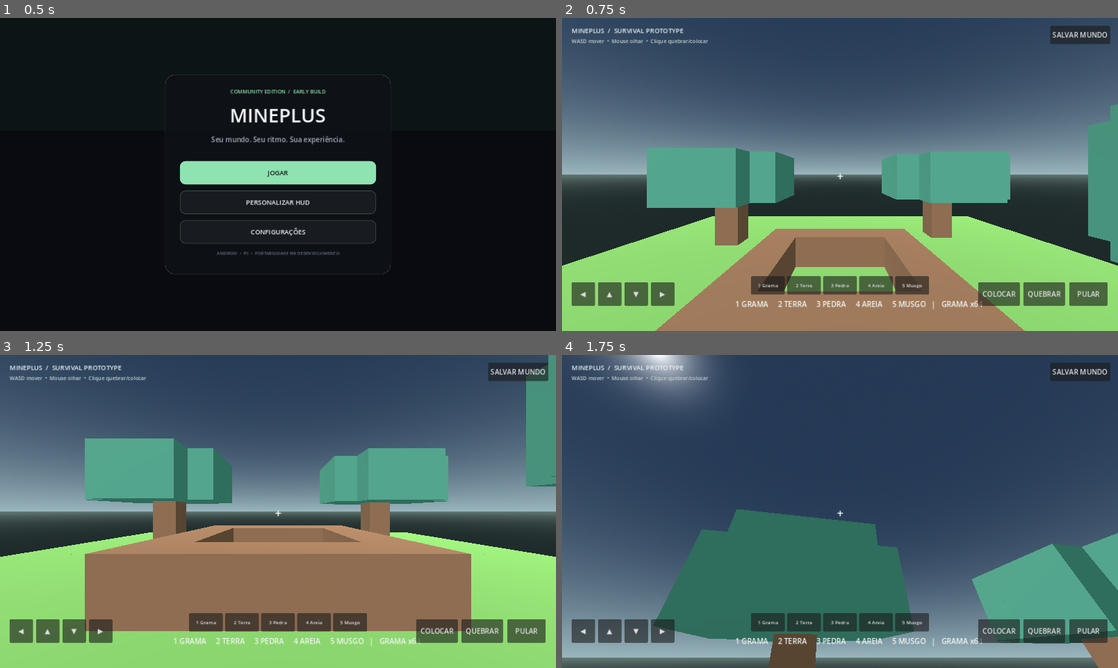
Above: before the commit, frames 1-4 (two rows, left to right).
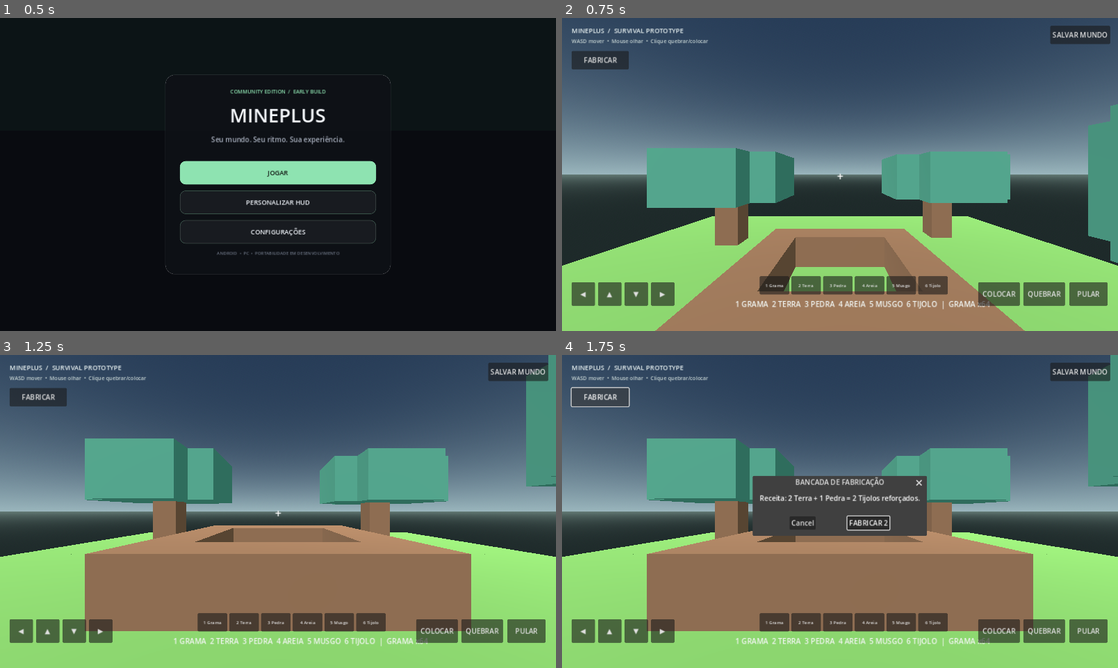
Above: after the commit, the same moments.

Repository: theolauria26-gif/MINEPLUS-PS4
Game: Godot game, scene res://scenes/main_menu.tscn
Same seed, same stepped clock (60 frames per second), same inputs: the game is played once before the commit and once after it.
Inputs (mouse positions are in pixels of both pictures, inside the frame that each line leads up to):
- Up to frame 1 (0.5 s): no input
- Up to frame 2 (0.75 s): click "JOGAR" at 0.5 s
- Up to frame 3 (1.25 s): no input
- Up to frame 4 (1.75 s): click (600, 395) at 1.25 s, where only the run after the commit has a clickable "FABRICAR"

Frame 1 is identical in both runs. In frame 2, 1.7% of the frame differs, in the area x 1-77%, y 10-94%; in frame 3, 1.7%; in frame 4, 77%, in the area x 0-100%, y 0-100%.

Commit message:
Add crafting bench and reinforced brick recipe

Diff:
--- a/scripts/world.gd
+++ b/scripts/world.gd
@@ -3,13 +3,13 @@
 const WORLD_RADIUS := 9
 const BLOCK_SIZE := 1.0
 const BLOCK_COLORS := [
-	Color("#79b85a"), Color("#8b6548"), Color("#858b96"), Color("#c6ad72"), Color("#4e9d83")
+	Color("#79b85a"), Color("#8b6548"), Color("#858b96"), Color("#c6ad72"), Color("#4e9d83"), Color("#b86f62")
 ]
-const BLOCK_NAMES := ["Grama", "Terra", "Pedra", "Areia", "Musgo"]
+const BLOCK_NAMES := ["Grama", "Terra", "Pedra", "Areia", "Musgo", "Tijolo"]
 
 var blocks: Dictionary = {}
 var selected_block := 0
-var block_counts: Array[int] = [64, 64, 32, 32, 16]
+var block_counts: Array[int] = [64, 64, 32, 32, 16, 0]
 var player: CharacterBody3D
 var camera: Camera3D
 var hotbar_label: Label
@@ -154,6 +154,7 @@
 	_add_touch_controls(hud)
 	_add_hotbar_buttons(hud)
 	_add_save_button(hud)
+	_add_craft_button(hud)
 
 func _add_touch_controls(hud: CanvasLayer) -> void:
 	var move_box := HBoxContainer.new()
@@ -191,16 +192,16 @@
 func _add_hotbar_buttons(hud: CanvasLayer) -> void:
 	var bar := HBoxContainer.new()
 	bar.set_anchors_preset(Control.PRESET_CENTER_BOTTOM)
-	bar.position = Vector2(-210, -126)
-	bar.size = Vector2(420, 42)
+	bar.position = Vector2(-185, -126)
+	bar.size = Vector2(370, 42)
 	bar.alignment = BoxContainer.ALIGNMENT_CENTER
 	bar.add_theme_constant_override("separation", 5)
 	hud.add_child(bar)
 	for i in range(BLOCK_NAMES.size()):
 		var slot := Button.new()
 		slot.text = str(i + 1) + " " + BLOCK_NAMES[i]
-		slot.custom_minimum_size = Vector2(78, 38)
-		slot.add_theme_font_size_override("font_size", 11)
+		slot.custom_minimum_size = Vector2(68, 38)
+		slot.add_theme_font_size_override("font_size", 10)
 		slot.pressed.connect(_select_block.bind(i))
 		bar.add_child(slot)
 
@@ -216,6 +217,35 @@
 	save_button.custom_minimum_size = Vector2(138, 42)
 	save_button.pressed.connect(_save_world)
 	hud.add_child(save_button)
+
+
+func _add_craft_button(hud: CanvasLayer) -> void:
+	var craft_button := Button.new()
+	craft_button.text = "FABRICAR"
+	craft_button.set_anchors_preset(Control.PRESET_TOP_LEFT)
+	craft_button.position = Vector2(22, 76)
+	craft_button.custom_minimum_size = Vector2(132, 42)
+	craft_button.pressed.connect(_show_crafting)
+	hud.add_child(craft_button)
+
+func _show_crafting() -> void:
+	var dialog := ConfirmationDialog.new()
+	dialog.title = "BANCADA DE FABRICAÇÃO"
+	dialog.dialog_text = "Receita: 2 Terra + 1 Pedra = 2 Tijolos reforçados."
+	dialog.ok_button_text = "FABRICAR 2"
+	dialog.confirmed.connect(_craft_bricks)
+	add_child(dialog)
+	dialog.popup_centered()
+
+func _craft_bricks() -> void:
+	if block_counts[1] < 2 or block_counts[2] < 1:
+		status_label.text = "Faltam materiais: 2 Terra e 1 Pedra."
+		return
+	block_counts[1] -= 2
+	block_counts[2] -= 1
+	block_counts[5] += 2
+	_update_hotbar()
+	status_label.text = "Fabricação concluída: +2 Tijolos."
 
 func _save_world() -> void:
 	var saved_blocks: Array = []
@@ -242,7 +272,7 @@
 		body.queue_free()
 	blocks.clear()
 	if parsed.has("inventory") and parsed["inventory"] is Array and parsed["inventory"].size() == BLOCK_NAMES.size():
-		for i in range(BLOCK_NAMES.size()):
+		for i in range(mini(BLOCK_NAMES.size(), parsed["inventory"].size())):
 			block_counts[i] = maxi(0, int(parsed["inventory"][i]))
 	for entry in parsed["blocks"]:
 		if entry is Array and entry.size() == 4:
@@ -260,7 +290,7 @@
 
 func _update_hotbar() -> void:
 	if hotbar_label:
-		hotbar_label.text = "  1 GRAMA     2 TERRA     3 PEDRA     4 AREIA     5 MUSGO   |   " + BLOCK_NAMES[selected_block].to_upper() + " x" + str(block_counts[selected_block])
+		hotbar_label.text = "  1 GRAMA  2 TERRA  3 PEDRA  4 AREIA  5 MUSGO  6 TIJOLO  |  " + BLOCK_NAMES[selected_block].to_upper() + " x" + str(block_counts[selected_block])
 
 func _physics_process(delta: float) -> void:
 	if player == null:
@@ -297,7 +327,7 @@
 	elif event is InputEventKey and event.pressed:
 		if event.keycode == KEY_ESCAPE:
 			Input.mouse_mode = Input.MOUSE_MODE_VISIBLE
-		elif event.keycode >= KEY_1 and event.keycode <= KEY_5:
+		elif event.keycode >= KEY_1 and event.keycode <= KEY_6:
 			_select_block(event.keycode - KEY_1)
 		elif event.keycode == KEY_SPACE:
 			Input.action_press("jump")
